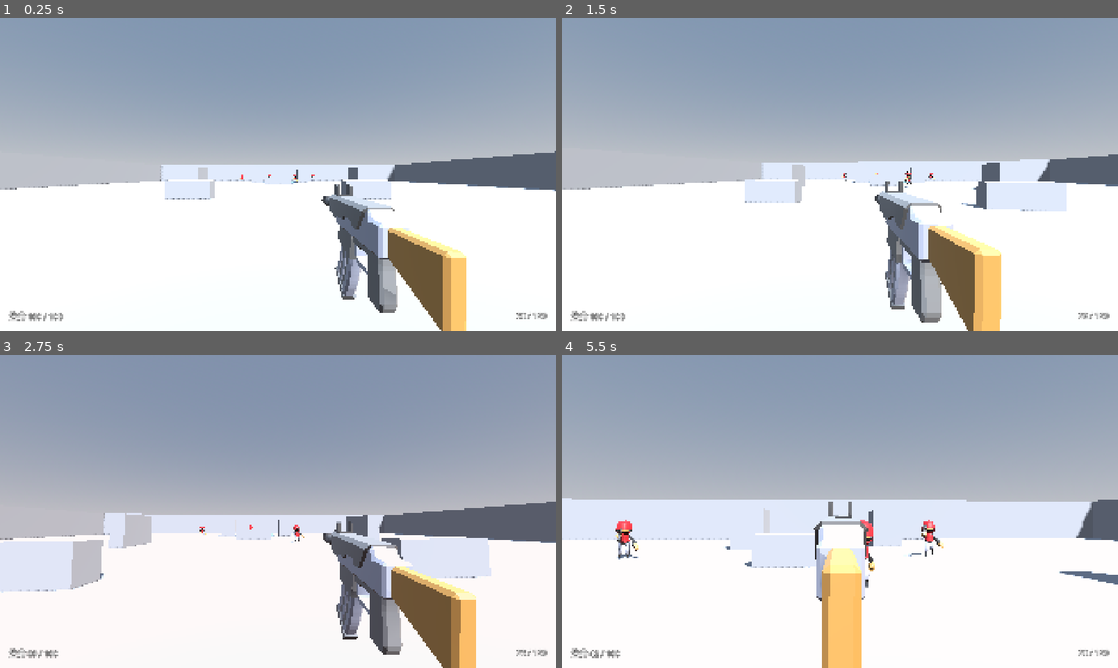
Above: before the commit, frames 1-4 (two rows, left to right).
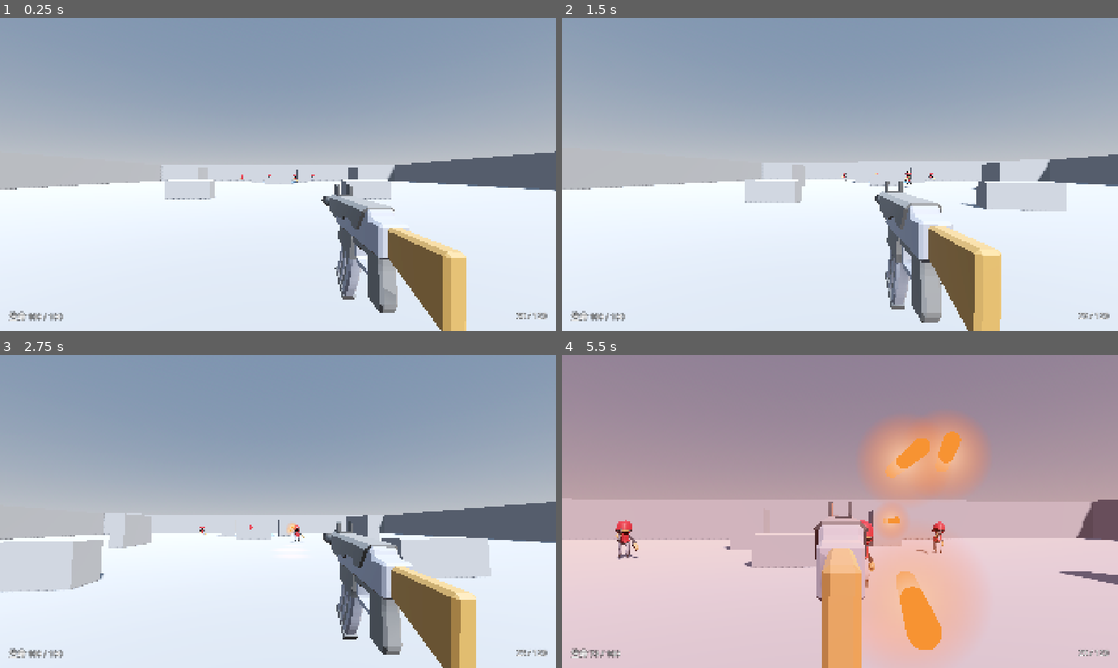
Above: after the commit, the same moments.

Repository: kyrie21z/Battlefield-Rouge
Game: Godot game, scene res://maps/greybox.tscn
Same seed, same stepped clock (60 frames per second), same inputs: the game is played once before the commit and once after it.
Inputs (mouse positions are in pixels of both pictures, inside the frame that each line leads up to):
- Up to frame 1 (0.25 s): no input
- Up to frame 2 (1.5 s): tap Enter at 0.5 s; move the mouse to (867, 174) at 0.52 s; hold Right mouse button (aim) 0.53-1.28 s; hold W (move_forward) from 0.53 s (still down); click (867, 174) at 0.67 s; tap Space (jump) at 0.77 s; move the mouse to (812, 174) at 1.27 s; right-click (812, 174) at 1.35 s
- Up to frame 3 (2.75 s): keep holding W (move_forward); tap Space (jump) at 1.52 s; move the mouse to (289, 505) at 2.02 s; press the mouse at (289, 505) at 2.03 s; right-click (289, 505) at 2.3 s
- Up to frame 4 (5.5 s): keep holding W (move_forward); move the mouse to (834, 517) at 2.77 s; release the mouse at (834, 517) at 2.78 s; tap F (interact) at 2.85 s; click (834, 517) at 2.92 s; tap Space (jump) at 3.02, 3.77, 4.52 s; right-click (834, 517) at 3.05 s; move the mouse to (878, 514) at 3.52 s; hold Shift (sprint) 3.53-4.28 s; right-click (878, 514) at 3.8 s; move the mouse to (795, 508) at 4.27 s; right-click (795, 508) at 4.35 s; move the mouse to (845, 511) at 5.02 s; hold Right mouse button (aim) from 5.03 s (still down); click (845, 511) at 5.17 s

The runs differ from the first frame. In frame 1, 26% of the frame differs, in the area x 0-100%, y 46-100%; in frame 2, 26%; in frame 3, 16%; in frame 4, 98%, in the area x 0-100%, y 0-100%.

Commit message:
Fix unkillable enemies; enemies fire slow, dodgeable projectiles
Player bullets hit the enemy's movement capsule (layer 1) before its
hitboxes, so they never did damage. Actor capsules now live on their
own layer (CollisionLayers.ACTORS) that bullet rays do not test. The
step-3 test applied damage to hitboxes directly, which hid the bug; the
new check shoots with the player's real weapon.

Enemy shots are now Projectile nodes: 18 m/s, glowing tracer with a
camera-facing glow, swept ray per frame, no target lead. Against one
enemy at 20 m for 8 s a still player loses ~100 hp, a strafing one ~0.

Co-Authored-By: Claude Opus 5.5 <noreply@anthropic.com>

Diff:
--- a/actors/enemy/enemy.gd
+++ b/actors/enemy/enemy.gd
@@ -9,7 +9,6 @@
 
 const EYE_HEIGHT := 1.55
 const AIM_HEIGHT := 1.3
-const WORLD_MASK := 1
 
 @export_category("Perception")
 @export var sight_range := 45.0
@@ -24,6 +23,9 @@
 @export var burst_pause := 1.0
 ## Cone half-angle of each shot. At 20 m, 2.2 deg lands about 40% on a still player.
 @export var accuracy_deg := 2.2
+## Enemy bullets are slow, visible projectiles so the player can dodge them.
+## Shots aim at where the player is now, with no lead.
+@export var projectile_speed := 18.0
 ## Spread multiplier when the target moves faster than 3 m/s.
 @export var moving_target_penalty := 1.6
 @export var damage_min := 8.0
@@ -183,9 +185,9 @@
 		var forward := -global_basis.z
 		if forward.angle_to(Vector3(to_target.x, 0.0, to_target.z)) > deg_to_rad(sight_fov_deg * 0.5):
 			return
-	var query := PhysicsRayQueryParameters3D.create(_eye(), _target_point(), WORLD_MASK, _hitbox_rids)
+	var query := PhysicsRayQueryParameters3D.create(_eye(), _target_point(), CollisionLayers.WORLD)
 	var hit := get_world_3d().direct_space_state.intersect_ray(query)
-	_sees_target = hit.is_empty() or hit.collider == target
+	_sees_target = hit.is_empty()
 	if _sees_target:
 		_last_known = target.global_position
 
@@ -213,15 +215,9 @@
 	_audio.play()
 	Events.gunshot.emit(global_position)
 
-	var exclude := _hitbox_rids.duplicate()
-	exclude.append(target.get_rid())
-	var query := PhysicsRayQueryParameters3D.create(origin, origin + direction * sight_range, WORLD_MASK | Hitbox.LAYER, exclude)
-	var hit := get_world_3d().direct_space_state.intersect_ray(query)
-	if hit.is_empty():
-		return
-	Impact.spawn(get_parent(), hit.position, hit.normal, hit.collider is Hitbox)
-	if hit.collider is Hitbox:
-		(hit.collider as Hitbox).apply_hit(randf_range(damage_min, damage_max), self)
+	var projectile := Projectile.spawn(get_parent(), origin + direction * 0.6, direction, self,
+		randf_range(damage_min, damage_max), projectile_speed, _hitbox_rids)
+	projectile.max_distance = sight_range
 
 
 func _try_take_cover() -> bool:
@@ -251,9 +247,8 @@
 ## Whether a crouching enemy at `point` is out of the target's sight.
 func _is_hidden_at(point: Vector3) -> bool:
 	var from := point + Vector3.UP * 1.0
-	var query := PhysicsRayQueryParameters3D.create(from, _target_point(), WORLD_MASK, _hitbox_rids)
-	var hit := get_world_3d().direct_space_state.intersect_ray(query)
-	return not hit.is_empty() and hit.collider != target
+	var query := PhysicsRayQueryParameters3D.create(from, _target_point(), CollisionLayers.WORLD)
+	return not get_world_3d().direct_space_state.intersect_ray(query).is_empty()
 
 
 func _leave_cover() -> void:
--- a/actors/enemy/enemy.tscn
+++ b/actors/enemy/enemy.tscn
@@ -17,6 +17,8 @@
 height = 1.0
 
 [node name="Enemy" type="CharacterBody3D" groups=["enemy"]]
+collision_layer = 2
+collision_mask = 3
 script = ExtResource("1_enemy")
 
 [node name="Health" type="Node" parent="."]
--- a/actors/player/player.tscn
+++ b/actors/player/player.tscn
@@ -12,6 +12,8 @@
 height = 1.8
 
 [node name="Player" type="CharacterBody3D" groups=["player"]]
+collision_layer = 2
+collision_mask = 3
 script = ExtResource("1_player")
 
 [node name="Stats" type="Node" parent="."]
--- /dev/null
+++ b/components/collision_layers.gd
@@ -0,0 +1,10 @@
+class_name CollisionLayers
+## Physics layer bits, in one place. Bullets test WORLD | HITBOXES only, so
+## an actor's movement capsule never stops a bullet before its hitboxes.
+
+## Level geometry and props. Layer 1.
+const WORLD := 1 << 0
+## Movement capsules of the player and enemies. Layer 2.
+const ACTORS := 1 << 1
+## Hitbox bodies that take damage. Layer 4.
+const HITBOXES := 1 << 3
--- a/components/hitbox.gd
+++ b/components/hitbox.gd
@@ -1,12 +1,12 @@
 class_name Hitbox
 extends StaticBody3D
 ## Body-part hitbox: rays hit this body and the damage goes to the nearest
-## Health above it, or the one at health_path. Uses collision layer 4.
+## Health above it, or the one at health_path. Lives on CollisionLayers.HITBOXES.
 ## Ported from origin/sheji/systems/hitbox.gd.
 
 enum BodyPart { HEAD, BODY, LIMB }
 
-const LAYER := 1 << 3
+const LAYER := CollisionLayers.HITBOXES
 
 @export var body_part := BodyPart.BODY
 @export var health_path: NodePath
--- a/maps/greybox.tscn
+++ b/maps/greybox.tscn
@@ -16,6 +16,7 @@
 sky = SubResource("Sky_sky")
 ambient_light_source = 3
 tonemap_mode = 2
+glow_enabled = true
 
 [sub_resource type="StandardMaterial3D" id="Mat_grey"]
 albedo_color = Color(0.55, 0.56, 0.58, 1)
--- /dev/null
+++ b/weapons/projectile.gd
@@ -0,0 +1,95 @@
+class_name Projectile
+extends Node3D
+## Slow glowing bullet for enemies, so the player can see it coming and step
+## aside. Moves in a straight line and sweeps a ray each physics frame from its
+## last position, so it cannot tunnel through thin geometry.
+
+const MASK := CollisionLayers.WORLD | CollisionLayers.HITBOXES
+
+var speed := 18.0
+var damage := 10.0
+var max_distance := 45.0
+## The shooter, passed to Health as the damage source (for the team check).
+var source: Node
+var exclude: Array[RID] = []
+
+var _travelled := 0.0
+
+
+static func spawn(parent: Node, from: Vector3, direction: Vector3, p_source: Node, p_damage: float,
+		p_speed: float, p_exclude: Array[RID]) -> Projectile:
+	var projectile := Projectile.new()
+	projectile.source = p_source
+	projectile.damage = p_damage
+	projectile.speed = p_speed
+	projectile.exclude = p_exclude
+	parent.add_child(projectile)
+	projectile.global_position = from
+	projectile.look_at(from + direction, Vector3.UP if absf(direction.y) < 0.99 else Vector3.FORWARD)
+	return projectile
+
+
+func _ready() -> void:
+	var mesh := MeshInstance3D.new()
+	var capsule := CapsuleMesh.new()
+	capsule.radius = 0.045
+	capsule.height = 0.7
+	var mat := StandardMaterial3D.new()
+	mat.shading_mode = BaseMaterial3D.SHADING_MODE_UNSHADED
+	mat.albedo_color = Color(1.0, 0.55, 0.2)
+	mat.emission_enabled = true
+	mat.emission = Color(1.0, 0.45, 0.1)
+	mat.emission_energy_multiplier = 3.0
+	capsule.material = mat
+	mesh.mesh = capsule
+	mesh.cast_shadow = GeometryInstance3D.SHADOW_CASTING_SETTING_OFF
+	# Capsules stand along Y; lay it along -Z, the flight direction.
+	mesh.rotation.x = PI * 0.5
+	add_child(mesh)
+
+	# A camera-facing glow, so the bullet reads clearly even when it flies
+	# straight at the player and the tracer is seen end-on.
+	var glow := Sprite3D.new()
+	var gradient := Gradient.new()
+	gradient.set_color(0, Color(1.0, 0.9, 0.7, 1.0))
+	gradient.set_color(1, Color(1.0, 0.4, 0.1, 0.0))
+	var texture := GradientTexture2D.new()
+	texture.gradient = gradient
+	texture.fill = GradientTexture2D.FILL_RADIAL
+	texture.fill_from = Vector2(0.5, 0.5)
+	texture.fill_to = Vector2(0.5, 0.0)
+	texture.width = 64
+	texture.height = 64
+	glow.texture = texture
+	glow.pixel_size = 0.6 / 64.0
+	glow.billboard = BaseMaterial3D.BILLBOARD_ENABLED
+	glow.shaded = false
+	glow.transparent = true
+	glow.cast_shadow = GeometryInstance3D.SHADOW_CASTING_SETTING_OFF
+	add_child(glow)
+
+	var light := OmniLight3D.new()
+	light.light_color = Color(1.0, 0.5, 0.2)
+	light.light_energy = 0.8
+	light.omni_range = 2.0
+	add_child(light)
+
+
+func _physics_process(delta: float) -> void:
+	var from := global_position
+	var to := from - global_basis.z * speed * delta
+	var query := PhysicsRayQueryParameters3D.create(from, to, MASK, exclude)
+	var hit := get_world_3d().direct_space_state.intersect_ray(query)
+	if not hit.is_empty():
+		# Sparks on walls only: a puff on the player's own hitbox would sit
+		# right in front of the camera. The HUD damage flash covers that case.
+		if not hit.collider is Hitbox:
+			Impact.spawn(get_parent(), hit.position, hit.normal, false)
+		else:
+			(hit.collider as Hitbox).apply_hit(damage, source)
+		queue_free()
+		return
+	global_position = to
+	_travelled += speed * delta
+	if _travelled >= max_distance:
+		queue_free()
--- a/weapons/weapon.gd
+++ b/weapons/weapon.gd
@@ -15,8 +15,7 @@
 ## Degrees of camera kick for this shot. `manual` is the fraction that stays.
 signal recoil(pitch: float, yaw: float, manual: float)
 
-## Everything except player and hitbox bodies' own owner. Layer 1 world, 4 hitboxes.
-const SHOOT_MASK := 1 | Hitbox.LAYER
+const SHOOT_MASK := CollisionLayers.WORLD | CollisionLayers.HITBOXES
 
 @export var data: WeaponData
 @export var stats: Stats
Not shown, added: components/collision_layers.gd.uid
Not shown, added: weapons/projectile.gd.uid
Not shown, changed: ARCHITECTURE.md
Not shown, changed: TODO.md
